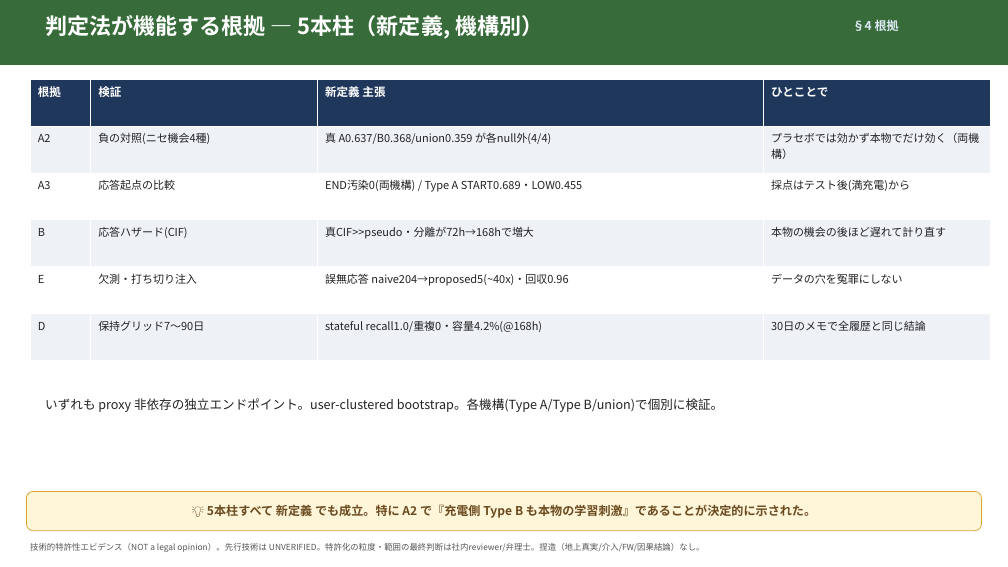
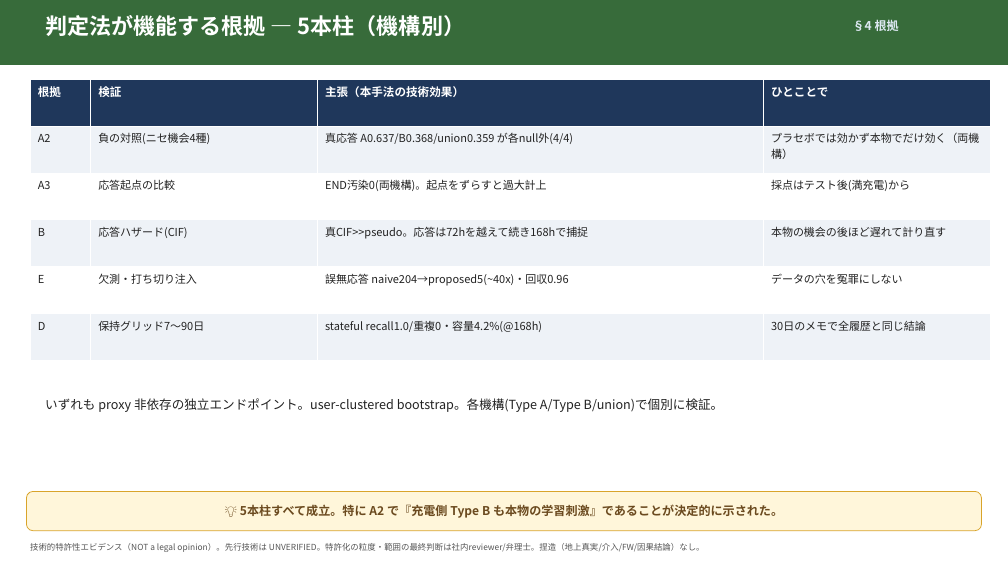
Before and after one commit to naja-hubble/battery-usage-ai, a slide deck: slide 21 of data/reports/fcc_patent_summary_slides_v5_od2.pptx (slide 18 before the commit). Drawn at 1008x567 pixels with LibreOffice and Linux fonts; fonts in the diff are those of the drawing. Boxes give left, top, right and bottom in pixels: in the first picture for what was removed or moved away, otherwise in the second. Text is boxed around its words. In the diff, an @@ line names an element or a change of style, - is before the commit and + after.

```diff
--- a/data/reports/fcc_patent_summary_slides_v5_od2.pptx
+++ b/data/reports/fcc_patent_summary_slides_v5_od2.pptx
@@ text at [45, 15, 465, 36]: text changed @@
-判定法が機能する根拠 — 5本柱（新定義, 機構別）
+判定法が機能する根拠 — 5本柱（機構別）
@@ table at [30, 79, 991, 361] @@
-row 1, column 3: 新定義 主張
+row 1, column 3: 主張（本手法の技術効果）
-row 2, column 3: 真 A0.637/B0.368/union0.359 が各null外(4/4)
+row 2, column 3: 真応答 A0.637/B0.368/union0.359 が各null外(4/4)
-row 3, column 3: END汚染0(両機構) / Type A START0.689・LOW0.455
+row 3, column 3: END汚染0(両機構)。起点をずらすと過大計上
-row 4, column 3: 真CIF>>pseudo・分離が72h→168hで増大
+row 4, column 3: 真CIF>>pseudo。応答は72hを越えて続き168hで捕捉
@@ text in rounded rectangle at [247, 504, 783, 518]: text changed @@
-💡 5本柱すべて 新定義 でも成立。特に A2 で『充電側 Type B も本物の学習刺激』であることが決定的に示された。
+💡 5本柱すべて成立。特に A2 で『充電側 Type B も本物の学習刺激』であることが決定的に示された。
```
Also in this commit, not shown: 26 other slides changed, 6 slides added, 12 other files.
